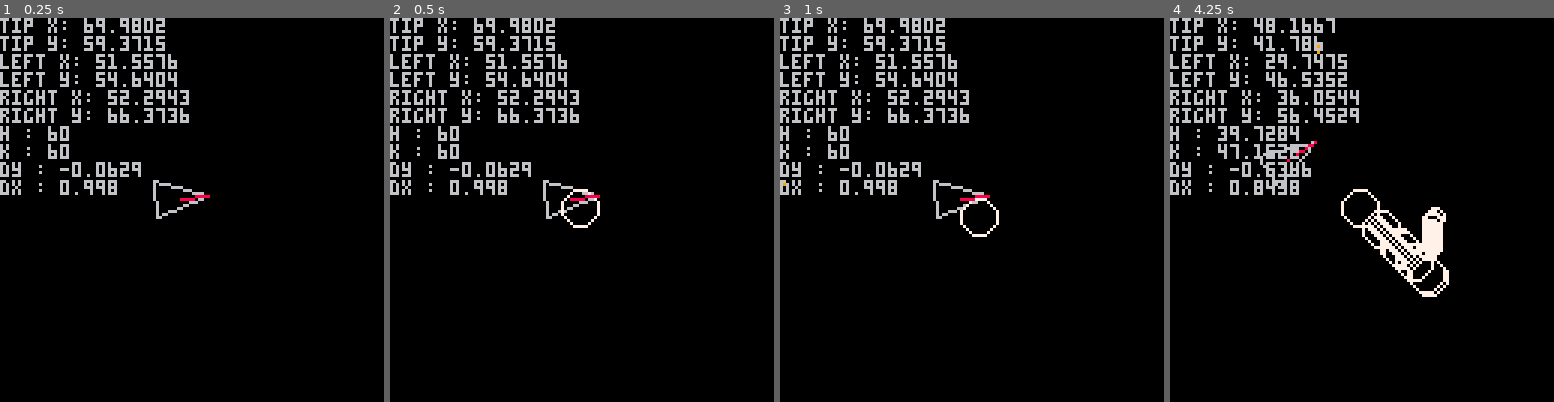
Above: before the commit, frames 1-4 (left to right).
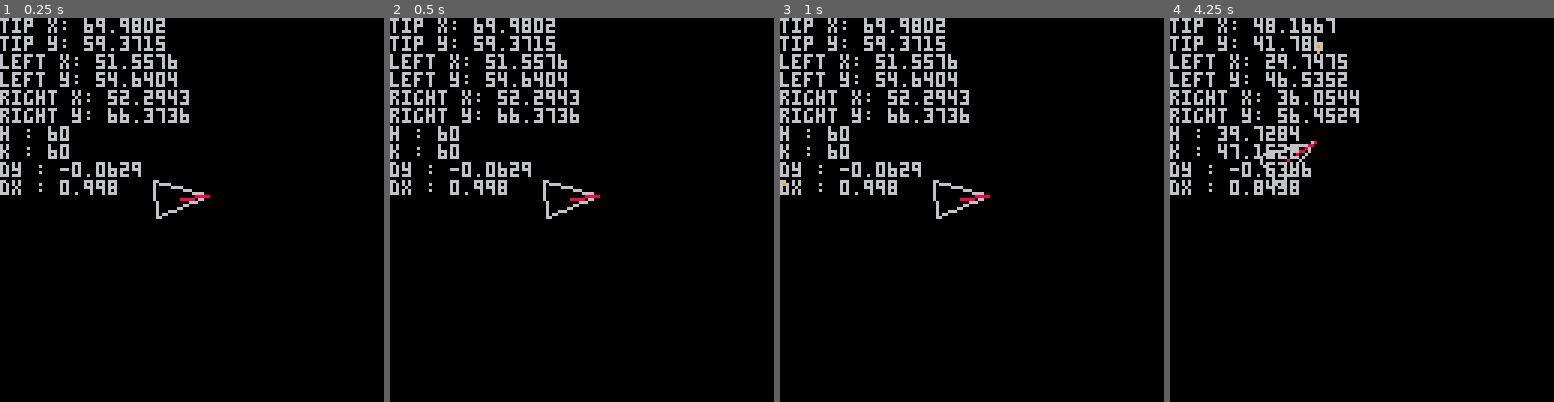
Above: after the commit, the same moments.

Repository: kdiab/carts
Game: PICO-8 cartridge assteroids/ass.p8
Same seed, same stepped clock (60 frames per second), same inputs: the game is played once before the commit and once after it.
Inputs:
- Up to frame 1 (0.25 s): no input
- Up to frame 2 (0.5 s): tap X (X key) at 0.33 s
- Up to frame 3 (1 s): tap O (Z key) at 0.7 s
- Up to frame 4 (4.25 s): tap X (X key) at 1.07, 1.85, 2.97, 4.08 s; hold Right 1.6-2.1 s; tap O (Z key) every 0.4 s from 1.7 to 4.1 s; hold Up 2.15-2.42 s; hold Right 2.47-3.03 s; hold Left 3.08-3.58 s; hold Down 3.63-3.97 s; hold Right from 4.02 s (still down)

Frame 1 is identical in both runs. In frame 2, 0.2% of the frame differs, in the area x 44-55%, y 44-55%; in frame 3, 0.2%; in frame 4, 2.2%, in the area x 44-73%, y 44-73%.

Commit message:
collisions and collision debug

Diff:
--- a/assteroids/ass.p8
+++ b/assteroids/ass.p8
@@ -154,6 +154,7 @@
 
 function init_asteroid()
 		asteroids = {}
+		max_asteroids = 10
 end
 
 function update_asteroid()
@@ -220,6 +221,15 @@
 		add(asteroids, a)
 end
 
+--[[
+not sure how to calculate the
+angle on this one, but it works
+it makes sense to me in radians
+desmos.com/calculator/nmfcixood5
+probably would need to pass in the
+original angle asteroid was made with but i don't want to
+]]--
+
 function split_asteroid(a)
 		local angle = 1
 		local a1 = {
@@ -242,12 +252,12 @@
 -->8
 --dbg
 function dbg_spawn_asteroids()
-		if btn(❎) then
+		--[[if btn(❎) then
 				spawn_asteroid(6,0.2,0.2,63,63)
 		end
 		if btn(⬇️) then
 				split_asteroid(asteroids[1])
-		end
+		end]]--
 end
 
 function dbg_print()
@@ -266,6 +276,17 @@
 		0,0,6
 		)
 end
+-->8
+--collision
+function collision(b, a)
+    local dx = b.x - a.x
+    local dy = b.y - a.y
+    local distance_squared = dx * dx + dy * dy
+
+    -- collision if distance is less than circle radius
+    local radius_squared = a.r * a.r
+    return distance_squared < radius_squared
+end
 __gfx__
 00000000007777000077770000000000000000000000000000000000000000000000000000000000000000000000000000000000000000000000000000000000
 00000000077777700777777000000000000000000000000000000000000000000000000000000000000000000000000000000000000000000000000000000000
